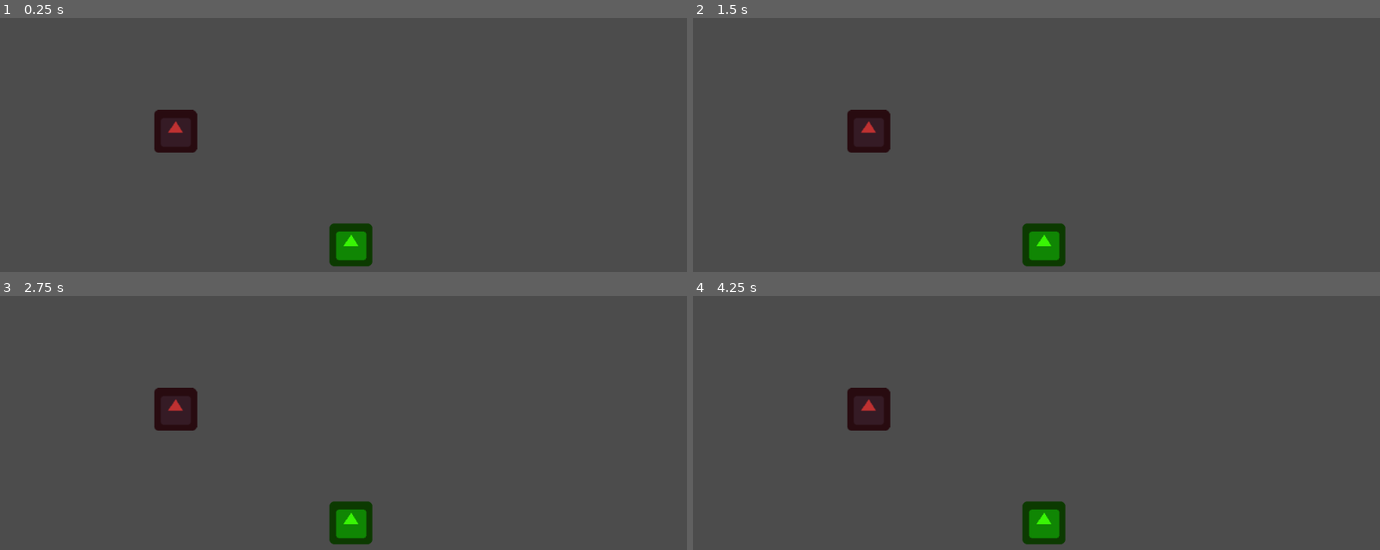
Above: before the commit, frames 1-4 (two rows, left to right).
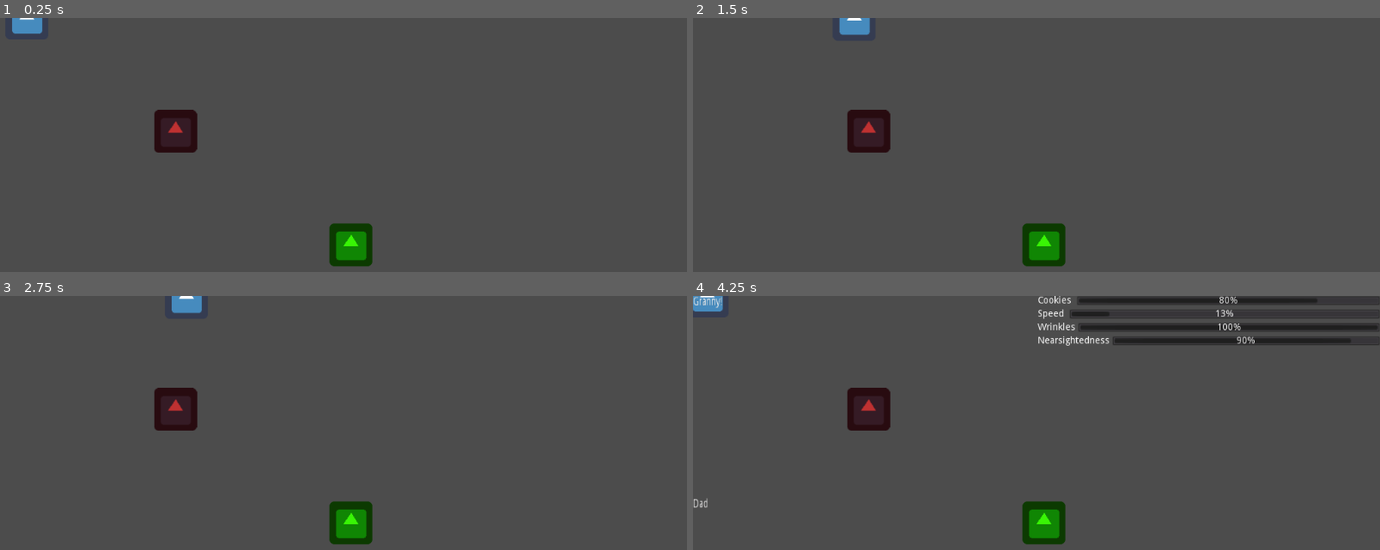
Above: after the commit, the same moments.

Repository: grunkgrunk/gwj-20
Game: Godot game, scene res://World.tscn
Two runs of this game, one before a commit and one after it. Both use one fixed random seed, a clock stepped at 60 frames per second and the inputs below. Before the commit the project has no main scene; this scene is started directly in both runs. The engine's default icon, where the game draws it, is replaced by a stand-in: a white triangle on a blue panel in a dark square.
Inputs:
- Up to frame 1 (0.25 s): no input
- Up to frame 2 (1.5 s): tap Enter (ui_accept) at 0.5, 0.77 s; hold Right (ui_right) 0.53-1.28 s; tap C (action_1) at 0.6 s; hold Down (ui_down) from 1.28 s (still down); tap V (action_2) at 1.35 s
- Up to frame 3 (2.75 s): tap Enter (ui_accept) at 1.52 s; release Down (ui_down) at 2.03 s; hold Right (ui_right) from 2.03 s (still down); tap C (action_1) at 2.1 s
- Up to frame 4 (4.25 s): release Right (ui_right) at 2.78 s; hold Up (ui_up) 2.78-3.53 s; tap V (action_2) at 2.85 s; tap Enter (ui_accept) at 3.02, 3.77 s; hold Left (ui_left) from 3.53 s (still down); tap C (action_1) at 3.6 s; tap Escape (character_select, bound only after the commit) at 4.15 s

The runs differ from the first frame. In frame 1, 0.3% of the frame differs, in the area x 1-7%, y 0-7%; in frame 2, 0.3%; in frame 3, 0.3%; in frame 4, 3.9%, in the area x 0-100%, y 0-84%.

Commit message:
made guard

Diff:
--- a/game/Character.gd
+++ b/game/Character.gd
@@ -36,3 +36,6 @@
 
 func pause():
 	actions.pause()
+
+func unpause():
+	actions.unpause()
--- /dev/null
+++ b/game/Guard.gd
@@ -0,0 +1,29 @@
+extends Node2D
+
+
+export(float) var movespeed = 10
+signal caught
+
+# Called when the node enters the scene tree for the first time.
+func _ready():
+	reset()
+
+
+func _on_Guard_body_entered(body):
+	if body.is_in_group("Actor"):
+		emit_signal("caught",body)
+
+
+func pause():
+	$Animation.stop(false)
+
+
+func _on_pass():
+	pass
+
+func unpause():
+	$Animation.play("MoveGuard")
+
+func reset():
+	$Animation.stop(true)
+	$Animation.play("MoveGuard")
--- /dev/null
+++ b/game/Guard.tscn
@@ -0,0 +1,40 @@
+[gd_scene load_steps=5 format=2]
+
+[ext_resource path="res://icon.png" type="Texture" id=1]
+[ext_resource path="res://Guard.gd" type="Script" id=2]
+
+[sub_resource type="CircleShape2D" id=1]
+radius = 80.8088
+
+[sub_resource type="Animation" id=2]
+resource_name = "MoveGuard"
+length = 4.0
+loop = true
+tracks/0/type = "value"
+tracks/0/path = NodePath(".:position")
+tracks/0/interp = 1
+tracks/0/loop_wrap = true
+tracks/0/imported = false
+tracks/0/enabled = true
+tracks/0/keys = {
+"times": PoolRealArray( 0, 1.6, 2, 3.5 ),
+"transitions": PoolRealArray( 1, 1, 1, 1 ),
+"update": 0,
+"values": [ Vector2( 0, 0 ), Vector2( 320.654, 2.65004 ), Vector2( 320.654, 2.65004 ), Vector2( 0, 0 ) ]
+}
+
+[node name="Guard" type="Area2D" groups=[
+"Guard",
+]]
+script = ExtResource( 2 )
+
+[node name="CollisionShape2D" type="CollisionShape2D" parent="."]
+shape = SubResource( 1 )
+
+[node name="icon" type="Sprite" parent="."]
+texture = ExtResource( 1 )
+
+[node name="Animation" type="AnimationPlayer" parent="."]
+playback_speed = 0.8
+anims/MoveGuard = SubResource( 2 )
+[connection signal="body_entered" from="." to="." method="_on_Guard_body_entered"]
--- a/game/World.gd
+++ b/game/World.gd
@@ -16,6 +16,9 @@
 	ch_select.hide()
 	ch_select.connect("avatar_chosen", self, "on_avatar_chosen")
 
+	for g in get_tree().get_nodes_in_group("Guard"):
+		g.connect("caught",self,"on_caught")
+
 func get_actors():
 	return get_tree().get_nodes_in_group("Actor")
 
@@ -31,11 +34,11 @@
 
 func pause():
 	for a in get_actors():
-		a.actions.pause()
+		a.pause()
 
 func unpause():
 	for a in get_actors():
-		a.actions.unpause()
+		a.unpause()
 
 
 func reset():
@@ -49,3 +52,6 @@
 	mapping[avatar_name].actions.record = []
 
 	ch_select.hide()
+
+func on_caught(body):
+	reset()
--- a/game/World.tscn
+++ b/game/World.tscn
@@ -1,9 +1,10 @@
-[gd_scene load_steps=5 format=2]
+[gd_scene load_steps=6 format=2]
 
 [ext_resource path="res://Dad.tscn" type="PackedScene" id=1]
 [ext_resource path="res://CharacterSelection.tscn" type="PackedScene" id=2]
 [ext_resource path="res://World.gd" type="Script" id=3]
 [ext_resource path="res://Granny.tscn" type="PackedScene" id=4]
+[ext_resource path="res://Guard.tscn" type="PackedScene" id=5]
 
 [node name="World" type="Node2D"]
 script = ExtResource( 3 )
@@ -20,3 +21,6 @@
 
 [node name="Dad" parent="Characters" instance=ExtResource( 1 )]
 position = Vector2( 523.076, 338.916 )
+
+[node name="Guard" parent="." instance=ExtResource( 5 )]
+position = Vector2( 481.941, 131.874 )
--- a/game/project.godot
+++ b/game/project.godot
@@ -16,6 +16,7 @@
 [application]
 
 config/name="gwj-20"
+run/main_scene="res://World.tscn"
 config/icon="res://icon.png"
 
 [input]
@@ -30,6 +31,11 @@
 "events": [ Object(InputEventKey,"resource_local_to_scene":false,"resource_name":"","device":0,"alt":false,"shift":false,"control":false,"meta":false,"command":false,"pressed":false,"scancode":86,"unicode":0,"echo":false,"script":null)
  ]
 }
+character_select={
+"deadzone": 0.5,
+"events": [ Object(InputEventKey,"resource_local_to_scene":false,"resource_name":"","device":0,"alt":false,"shift":false,"control":false,"meta":false,"command":false,"pressed":false,"scancode":16777217,"unicode":0,"echo":false,"script":null)
+ ]
+}
 
 [rendering]
 
